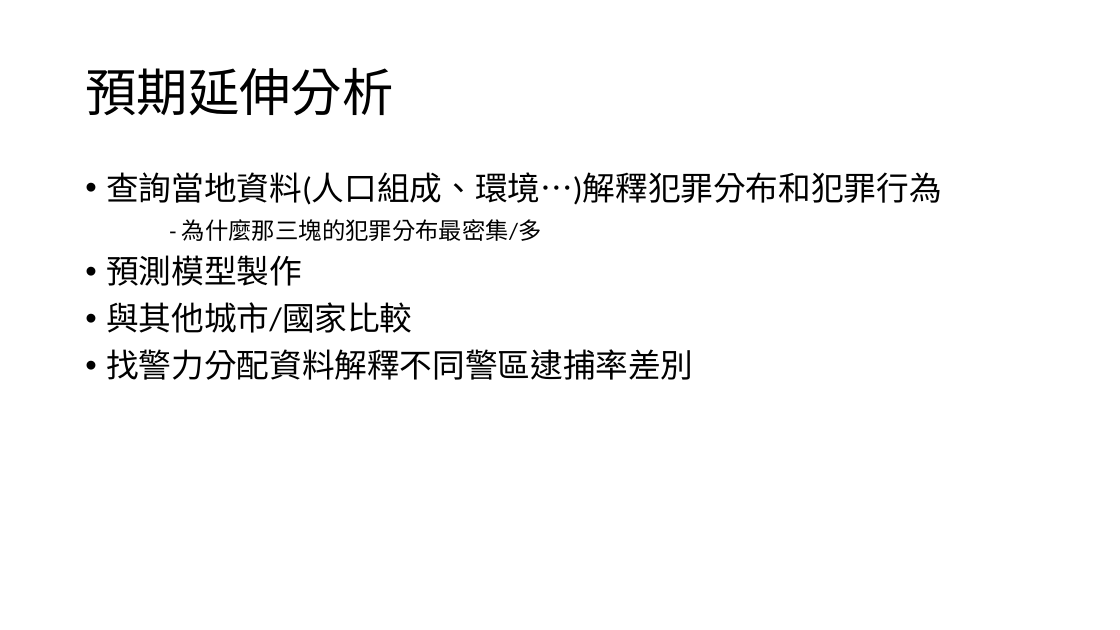
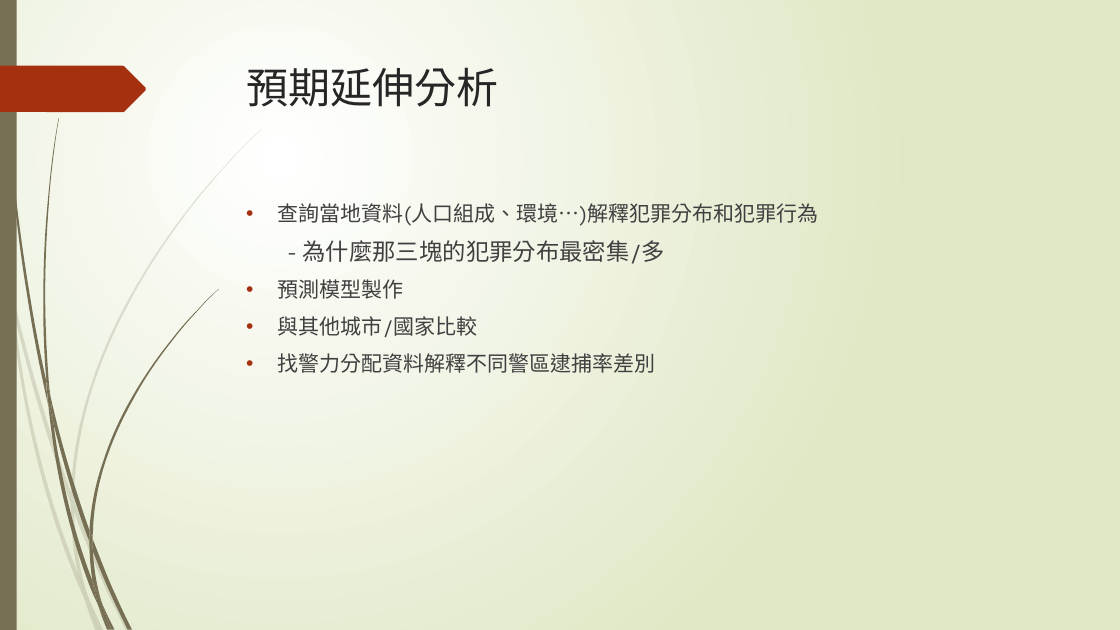
Before and after one commit to oliveyuan/NTU_R_Course_2018, a slide deck: slide 13 of week_6,7,8/Chicago crime data/芝加哥犯罪分析報告.pptx. Drawn at 1120x630 pixels with LibreOffice and Linux fonts; fonts in the diff are those of the drawing. Boxes give left, top, right and bottom in pixels: in the first picture for what was removed or moved away, otherwise in the second. Text is boxed around its words. In the diff, an @@ line names an element or a change of style, - is before the commit and + after.

```diff
--- a/week_6,7,8/Chicago crime data/芝加哥犯罪分析報告.pptx
+++ b/week_6,7,8/Chicago crime data/芝加哥犯罪分析報告.pptx
@@ background #FFFFFF to gradient #FFFFFF to #DFE8C4 @@
@@ rectangle added at <box>0,0,17,630</box>, fill #766F54 @@
@@ title "預期延伸分析": place and size @@
-title "預期延伸分析" at <box>85,68,393,116</box>
+title "預期延伸分析" at <box>247,67,499,107</box>
@@ title "預期延伸分析" at <box>247,67,499,107</box>: size 44 to 36 pt, font Calibri to TeX Gyre Adventor, text colour #000000 to #262626; line spacing 0.9 to 1; vertical alignment middle to top @@
@@ freeform shape added at <box>0,66,146,112</box>, fill #A53010 @@
@@ text "查詢當地資料(人口組成、環境…)解釋犯罪分布和犯罪行為": place and size @@
-text "查詢當地資料(人口組成、環境…)解釋犯罪分布和犯罪行為" at <box>106,172,941,380</box>
+text "查詢當地資料(人口組成、環境…)解釋犯罪分布和犯罪行為" at <box>278,203,818,373</box>
@@ text "查詢當地資料(人口組成、環境…)解釋犯罪分布和犯罪行為" at <box>278,203,818,373</box>: size 28 to 18 pt in "查詢當地資料(人口組成、環境…)解釋犯罪分布和犯罪行為", "預測模型製作", "與其他城市/國家比較", "找警力分配資料解釋不同警區逮捕率差別"; font Calibri to TeX Gyre Adventor, text colour #000000 to #404040; indent changed; line spacing 0.9 to 1 @@
@@ group added at <box>0,129,262,630</box>: 10 freeform shapes @@
@@ group added at <box>3,0,218,630</box>: 12 freeform shapes @@
```
Also in this commit, not shown: 13 other slides changed.
